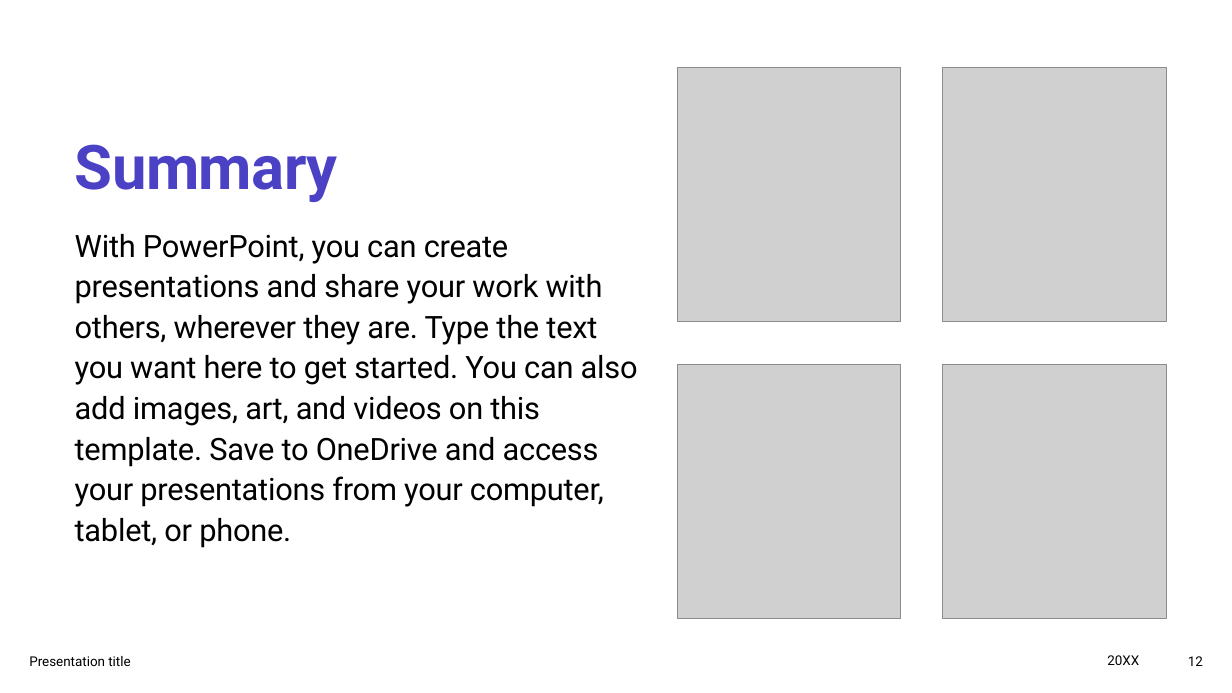
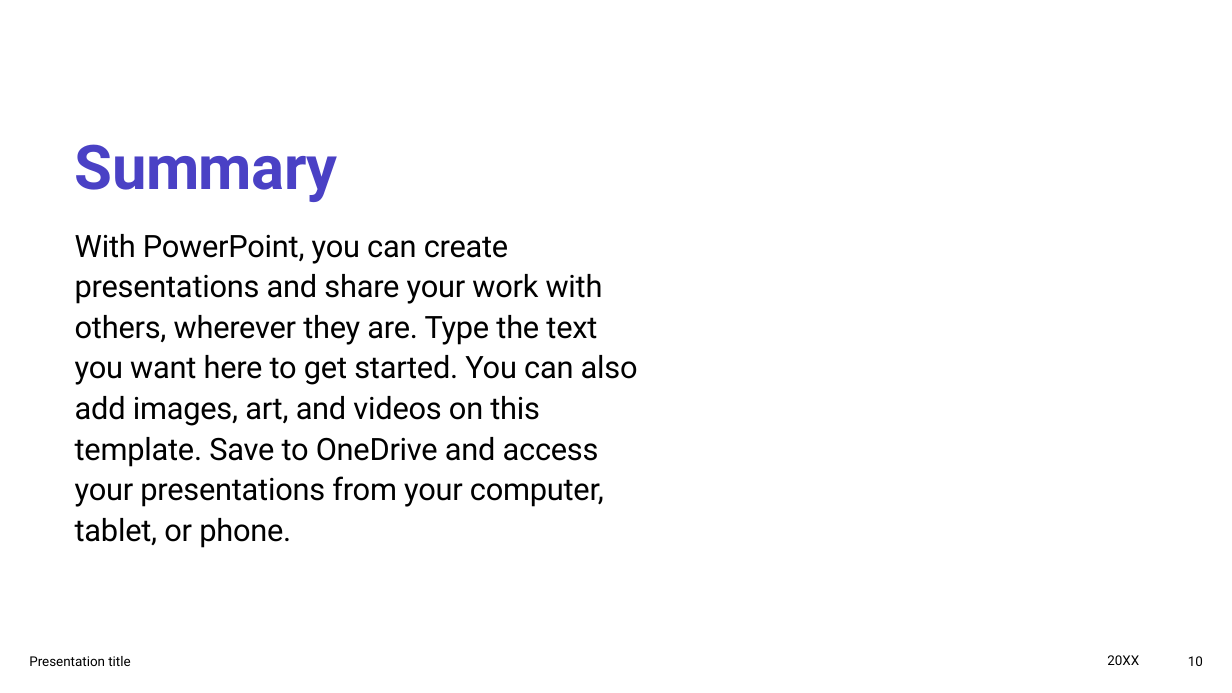
Before and after one commit to suhasburavalla/Fantasy-Baseball-Projections, a slide deck: slide 10 of Standup Meeting 1 Presentation.pptx (slide 12 before the commit). Drawn at 1232x693 pixels with LibreOffice and Linux fonts; fonts in the diff are those of the drawing; grey boxes stand for pictures. Boxes give left, top, right and bottom in pixels: in the first picture for what was removed or moved away, otherwise in the second. Text is boxed around its words. In the diff, an @@ line names an element or a change of style, - is before the commit and + after.

```diff
--- a/Standup Meeting 1 Presentation.pptx
+++ b/Standup Meeting 1 Presentation.pptx
@@ picture removed at (x1=677, y1=67, x2=901, y2=322) @@
@@ picture removed at (x1=943, y1=67, x2=1166, y2=322) @@
@@ picture removed at (x1=677, y1=364, x2=901, y2=618) @@
@@ picture removed at (x1=943, y1=364, x2=1166, y2=618) @@
@@ page number at (x1=1188, y1=656, x2=1203, y2=666): text changed @@
-12
+10
```
Also in this commit, not shown: 4 other slides changed, 1 slide added, 3 slides removed.
